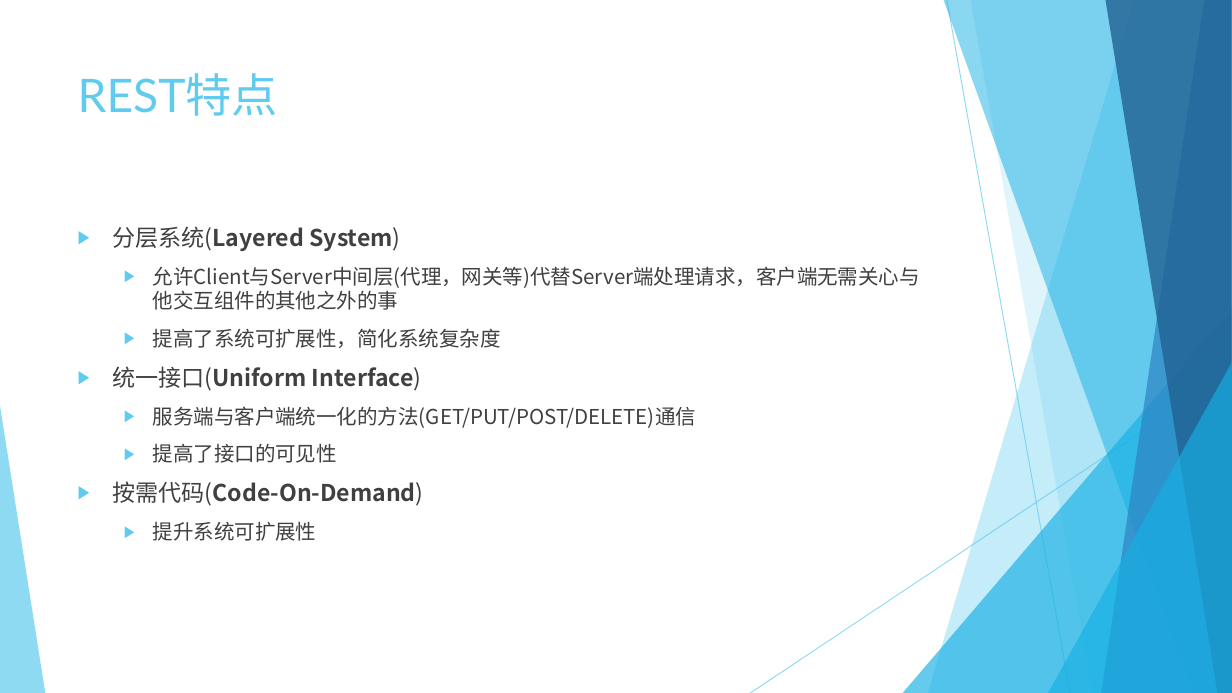
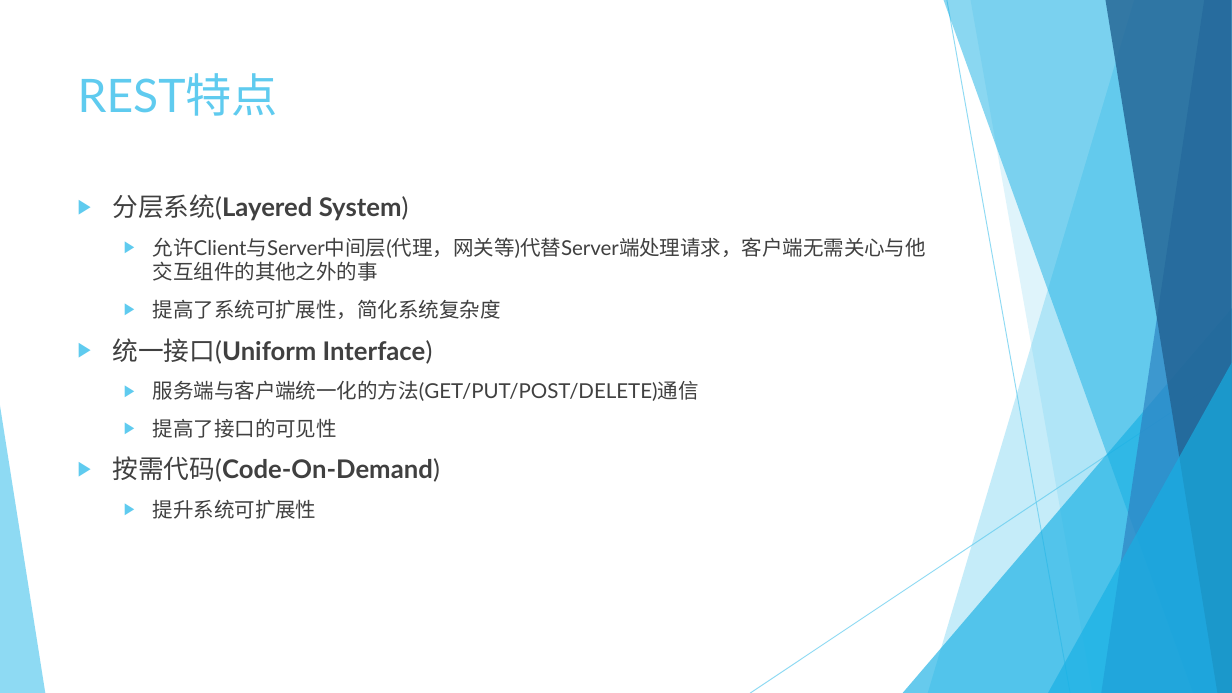
Before and after one commit to Crab2died/micro-boot, a slide deck: slide 5 of rest-api/RESTful.pptx (slide 6 before the commit). Drawn at 1232x693 pixels with LibreOffice and Linux fonts; fonts in the diff are those of the drawing. Boxes give left, top, right and bottom in pixels: in the first picture for what was removed or moved away, otherwise in the second. Text is boxed around its words. In the diff, an @@ line names an element or a change of style, - is before the commit and + after.

```diff
--- a/rest-api/RESTful.pptx
+++ b/rest-api/RESTful.pptx
@@ text "分层系统(Layered System)": place and size @@
-text "分层系统(Layered System)" at [112,226,920,541]
+text "分层系统(Layered System)" at [112,194,926,519]
@@ text "分层系统(Layered System)" at [112,194,926,519]: size 18 to 20 pt in "分层系统(Layered System)", "统一接口(Uniform Interface)", "按需代码(Code-On-Demand)"; font Noto Sans CJK SC to Lato @@
```
Also in this commit, not shown: 12 other slides changed, 6 slides added.
